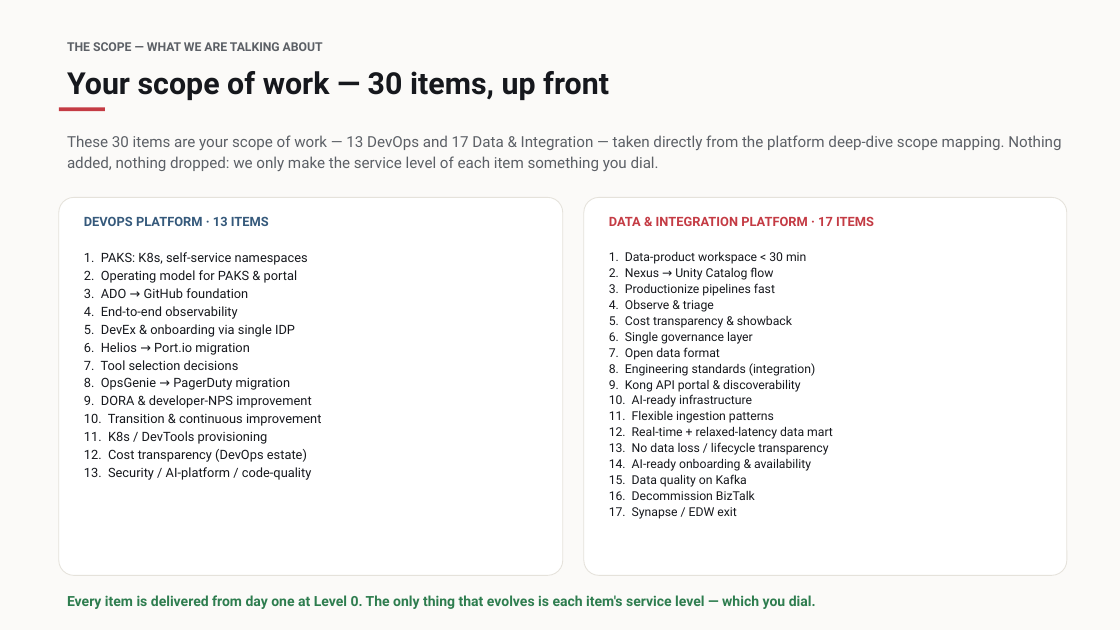
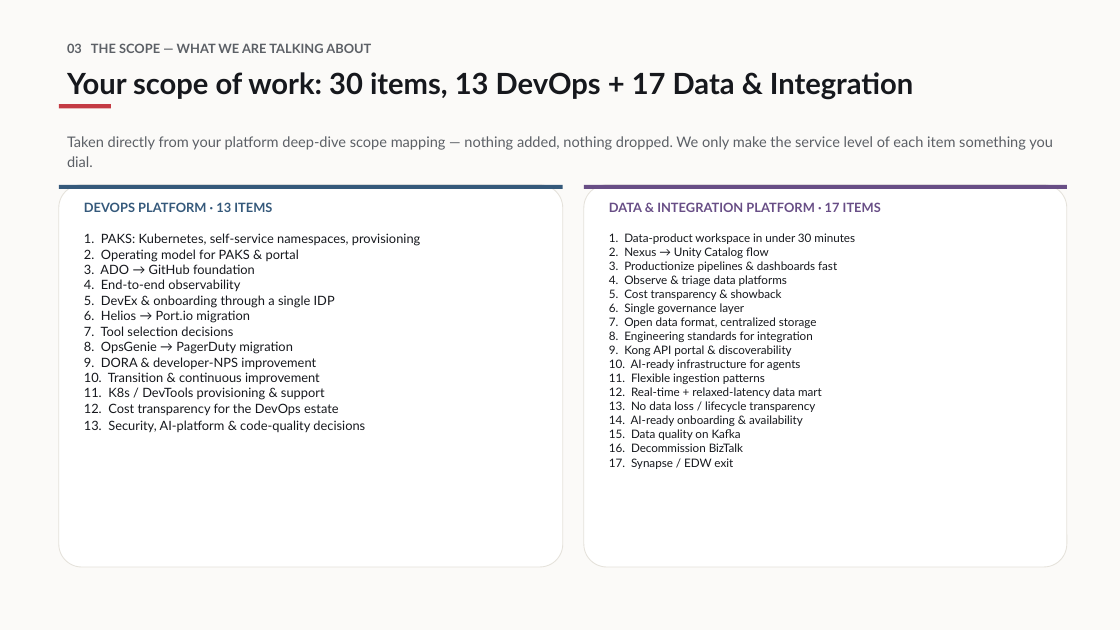
Before and after one commit to opsinghis/pand-tsf, a slide deck: slide 4 of docs/Alternative Approach - Summary.pptx (slide 3 before the commit). Drawn at 1120x630 pixels with LibreOffice and Linux fonts; fonts in the diff are those of the drawing. Boxes give left, top, right and bottom in pixels: in the first picture for what was removed or moved away, otherwise in the second. Text is boxed around its words. In the diff, an @@ line names an element or a change of style, - is before the commit and + after.

```diff
--- a/docs/Alternative Approach - Summary.pptx
+++ b/docs/Alternative Approach - Summary.pptx
@@ text at (67, 43, 371, 53): text changed; size 10.5 to 11 pt; font Roboto to Lato @@
-THE SCOPE — WHAT WE ARE TALKING ABOUT
+03 THE SCOPE — WHAT WE ARE TALKING ABOUT
@@ text at (67, 72, 913, 99): text changed; size 26 to 25 pt; font Roboto to Lato @@
-Your scope of work — 30 items, up front
+Your scope of work: 30 items, 13 DevOps + 17 Data & Integration
@@ rectangle: place and size @@
-rectangle at (59, 108, 105, 111)
+rectangle at (59, 104, 111, 108)
@@ text at (67, 136, 1053, 167): text changed; size 13 to 12.5 pt; font Roboto to Lato @@
-These 30 items are your scope of work — 13 DevOps and 17 Data & Integration — taken directly from the platform deep-dive scope mapping. Nothing added, nothing dropped: we only make the service level of each item something you dial.
+Taken directly from your platform deep-dive scope mapping — nothing added, nothing dropped. We only make the service level of each item something you dial.
@@ rounded rectangle: place and size @@
-rounded rectangle at (59, 197, 563, 576)
+rounded rectangle at (59, 185, 563, 567)
@@ rounded rectangle at (59, 185, 563, 567): proportions changed @@
@@ rectangle added at (59, 185, 563, 189), fill #35597B @@
@@ text "DEVOPS PLATFORM · 13 ITEMS": place and size @@
-text "DEVOPS PLATFORM · 13 ITEMS" at (84, 216, 269, 226)
+text "DEVOPS PLATFORM · 13 ITEMS" at (84, 202, 272, 212)
@@ text "DEVOPS PLATFORM · 13 ITEMS" at (84, 202, 272, 212): font Roboto to Lato; line spacing 1 to 1.06 @@
@@ rounded rectangle: place and size @@
-rounded rectangle at (584, 197, 1067, 576)
+rounded rectangle at (584, 185, 1067, 567)
@@ rounded rectangle at (584, 185, 1067, 567): proportions changed @@
@@ rectangle added at (584, 185, 1067, 189), fill #684E86 @@
@@ text "DATA & INTEGRATION PLATFORM · ...": place and size @@
-text "DATA & INTEGRATION PLATFORM · ..." at (609, 216, 874, 226)
+text "DATA & INTEGRATION PLATFORM · ..." at (609, 202, 881, 212)
@@ text "DATA & INTEGRATION PLATFORM · ..." at (609, 202, 881, 212): font Roboto to Lato, text colour #C43B44 to #684E86; line spacing 1 to 1.06 @@
@@ text at (84, 233, 421, 432): text changed; font Roboto to Lato @@
-1. PAKS: K8s, self-service namespaces
-2. Operating model for PAKS & portal
-3. ADO → GitHub foundation
-4. End-to-end observability
-5. DevEx & onboarding via single IDP
-6. Helios → Port.io migration
-7. Tool selection decisions
-8. OpsGenie → PagerDuty migration
-9. DORA & developer-NPS improvement
-10. Transition & continuous improvement
-11. K8s / DevTools provisioning
-12. Cost transparency (DevOps estate)
-13. Security / AI-platform / code-quality
+1. PAKS: Kubernetes, self-service namespaces, provisioning
+2. Operating model for PAKS & portal
+3. ADO → GitHub foundation
+4. End-to-end observability
+5. DevEx & onboarding through a single IDP
+6. Helios → Port.io migration
+7. Tool selection decisions
+8. OpsGenie → PagerDuty migration
+9. DORA & developer-NPS improvement
+10. Transition & continuous improvement
+11. K8s / DevTools provisioning & support
+12. Cost transparency for the DevOps estate
+13. Security, AI-platform & code-quality decisions
@@ text at (609, 233, 855, 469): text changed; size 10.5 to 10 pt; font Roboto to Lato @@
-1. Data-product workspace < 30 min
-2. Nexus → Unity Catalog flow
-3. Productionize pipelines fast
-4. Observe & triage
-5. Cost transparency & showback
-6. Single governance layer
-7. Open data format
-8. Engineering standards (integration)
-9. Kong API portal & discoverability
-10. AI-ready infrastructure
-11. Flexible ingestion patterns
-12. Real-time + relaxed-latency data mart
-13. No data loss / lifecycle transparency
-14. AI-ready onboarding & availability
-15. Data quality on Kafka
-16. Decommission BizTalk
-17. Synapse / EDW exit
+1. Data-product workspace in under 30 minutes
+2. Nexus → Unity Catalog flow
+3. Productionize pipelines & dashboards fast
+4. Observe & triage data platforms
+5. Cost transparency & showback
+6. Single governance layer
+7. Open data format, centralized storage
+8. Engineering standards for integration
+9. Kong API portal & discoverability
+10. AI-ready infrastructure for agents
+11. Flexible ingestion patterns
+12. Real-time + relaxed-latency data mart
+13. No data loss / lifecycle transparency
+14. AI-ready onboarding & availability
+15. Data quality on Kafka
+16. Decommission BizTalk
+17. Synapse / EDW exit
@@ text removed at (67, 595, 816, 609) @@
-Every item is delivered from day one at Level 0. The only thing that evolves is each item's service level — which you dial.
```
Also in this commit, not shown: 7 other slides changed, 13 slides added, 5 slides removed, 8 other files.
